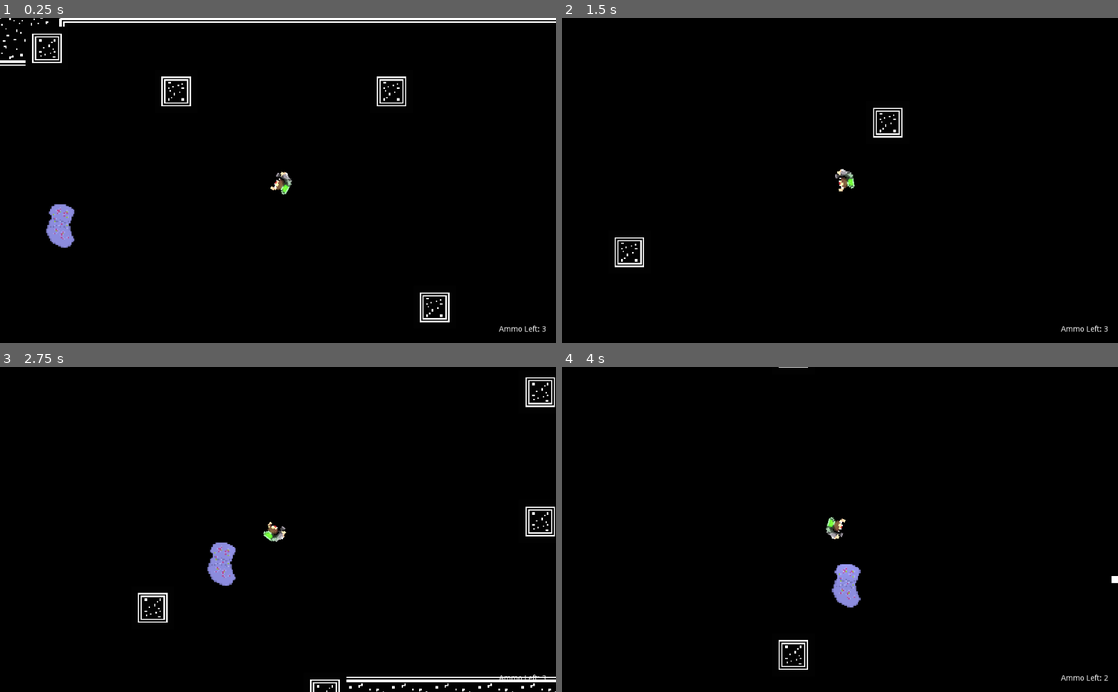
Above: before the commit, frames 1-4 (two rows, left to right).
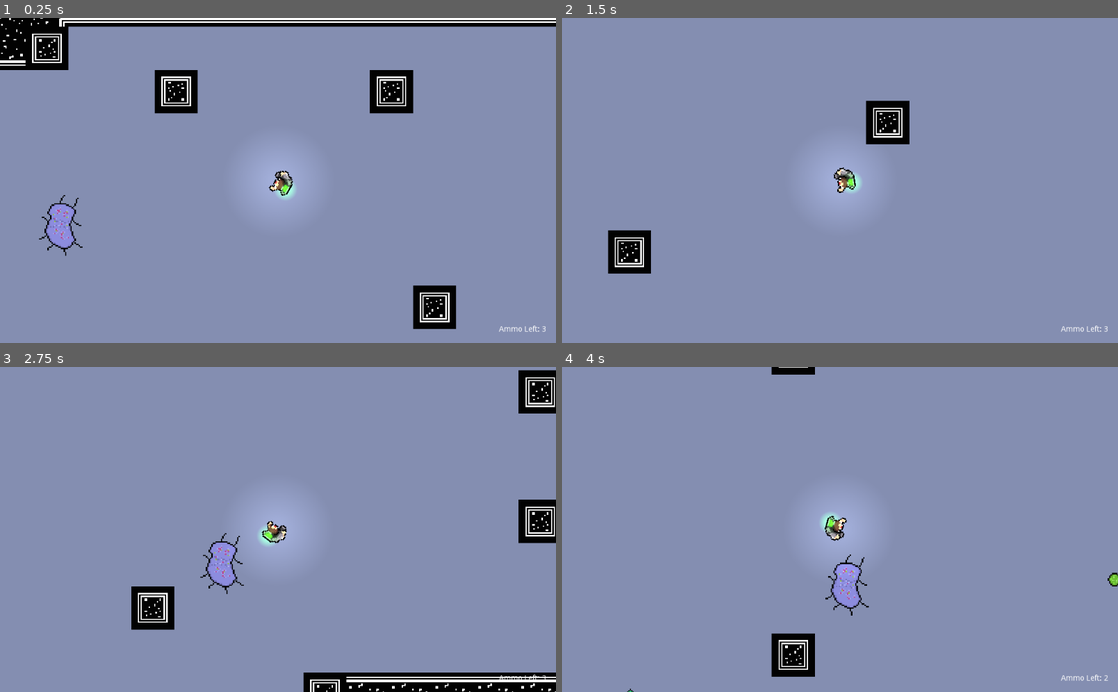
Above: after the commit, the same moments.

Repository: godofecht/Decomposition-Godofecht
Game: Godot game, scene res://World/World.tscn
Same seed, same stepped clock (60 frames per second), same inputs: the game is played once before the commit and once after it.
Inputs (mouse positions are in pixels of both pictures, inside the frame that each line leads up to):
- Up to frame 1 (0.25 s): no input
- Up to frame 2 (1.5 s): move the mouse to (962, 164) at 0.52 s; hold Right 0.53-1.28 s; hold S (KEY_DOWN) 0.53-1.28 s; move the mouse to (728, 196) at 1.27 s; hold Down from 1.28 s (still down); tap A (KEY_LEFT) at 1.35 s
- Up to frame 3 (2.75 s): move the mouse to (333, 458) at 2.02 s; release Down at 2.03 s; hold Right from 2.03 s (still down); hold D (KEY_RIGHT) from 2.03 s (still down)
- Up to frame 4 (4 s): move the mouse to (812, 594) at 2.77 s; release Right at 2.78 s; release D (KEY_RIGHT) at 2.78 s; hold Up 2.78-3.53 s; tap W (KEY_UP) at 2.85 s; move the mouse to (1006, 578) at 3.52 s; hold Left from 3.53 s (still down); click (1006, 578) at 3.6 s

The runs differ from the first frame. In frame 1, 92% of the frame differs, in the area x 0-100%, y 2-100%; in frame 2, 98%; in frame 3, 94%; in frame 4, 98%, in the area x 0-100%, y 0-100%.

Commit message:
added bullet sprite

Diff:
--- a/Bacteria/Bacteria.gd
+++ b/Bacteria/Bacteria.gd
@@ -4,6 +4,7 @@
 export var AmoutOfComponentsGeneratedAtDeath = 5
 
 onready var bulletScene = preload("res://Bullet/Bullet.tscn")
+onready var crystalScene = preload("res://Crystal/Crystal.tscn")
 
 onready var AnimationPlayerNode = $AnimationPlayer
 #SFX
@@ -35,18 +36,19 @@
 func onDeathAnimationComplete():
 	print("DEAD")
 	queue_free()
+	generateComponent(crystalScene)
 	for i in range(AmoutOfComponentsGeneratedAtDeath):
-		generateBacteriaComponent()
+		generateComponent(bulletScene)
 
-func generateBacteriaComponent():
+
+func generateComponent(scene):
 	var impulseForce = 50
-
-	var bullet = bulletScene.instance()
+	var component = scene.instance()
 	var direction_rotation = deg2rad((randi()%360+0) + 90)
 	print(direction_rotation)
 	var pos = global_position + Vector2(10,0).rotated(direction_rotation)
-	bullet.global_position = pos
-	get_parent().add_child(bullet)
-	bullet.global_position = global_position + Vector2(-10, 0).rotated(deg2rad(rotation_degrees + 90))
-	bullet.apply_impulse(Vector2(20, 0).rotated(direction_rotation),
+	component.global_position = pos
+	get_parent().add_child(component)
+	component.global_position = global_position + Vector2(-10, 0).rotated(deg2rad(rotation_degrees + 90))
+	component.apply_impulse(Vector2(20, 0).rotated(direction_rotation),
 				  Vector2(impulseForce, 0).rotated(direction_rotation))
--- a/Bullet/Bullet.tscn
+++ b/Bullet/Bullet.tscn
@@ -1,18 +1,29 @@
-[gd_scene load_steps=5 format=2]
+[gd_scene load_steps=7 format=2]
+
+[ext_resource path="res://Bullet/Component.png" type="Texture" id=1]
 
 [sub_resource type="PhysicsMaterial" id=1]
 friction = 0.0
 bounce = 20000.0
 
-[sub_resource type="Gradient" id=2]
-colors = PoolColorArray( 1, 1, 1, 1, 1, 1, 1, 1 )
+[sub_resource type="AtlasTexture" id=5]
+atlas = ExtResource( 1 )
+region = Rect2( 0, 0, 16, 16 )
 
-[sub_resource type="GradientTexture" id=3]
-gradient = SubResource( 2 )
-width = 1
+[sub_resource type="AtlasTexture" id=6]
+atlas = ExtResource( 1 )
+region = Rect2( 16, 0, 16, 16 )
 
-[sub_resource type="RectangleShape2D" id=4]
-extents = Vector2( 2.68305, 2.43604 )
+[sub_resource type="SpriteFrames" id=7]
+animations = [ {
+"frames": [ SubResource( 5 ), SubResource( 6 ) ],
+"loop": true,
+"name": "default",
+"speed": 10.0
+} ]
+
+[sub_resource type="CircleShape2D" id=8]
+radius = 4.56623
 
 [node name="Bullet" type="RigidBody2D"]
 collision_layer = 40
@@ -20,10 +31,11 @@
 physics_material_override = SubResource( 1 )
 linear_damp = 1.0
 
-[node name="Sprite" type="Sprite" parent="."]
-scale = Vector2( 5.03929, 5.03929 )
-texture = SubResource( 3 )
+[node name="Sprite" type="AnimatedSprite" parent="."]
+frames = SubResource( 7 )
+frame = 1
+playing = true
 
 [node name="Collision" type="CollisionShape2D" parent="."]
-position = Vector2( -0.0149059, -0.0745254 )
-shape = SubResource( 4 )
+position = Vector2( -0.0149059, -0.12302 )
+shape = SubResource( 8 )
--- /dev/null
+++ b/Crystal/Crystal.tscn
@@ -0,0 +1,36 @@
+[gd_scene load_steps=6 format=2]
+
+[ext_resource path="res://Crystal/Crystal.png" type="Texture" id=1]
+
+[sub_resource type="AtlasTexture" id=1]
+atlas = ExtResource( 1 )
+region = Rect2( 0, 0, 32, 32 )
+
+[sub_resource type="AtlasTexture" id=2]
+atlas = ExtResource( 1 )
+region = Rect2( 32, 0, 32, 32 )
+
+[sub_resource type="SpriteFrames" id=3]
+animations = [ {
+"frames": [ SubResource( 1 ), SubResource( 2 ) ],
+"loop": true,
+"name": "default",
+"speed": 8.0
+} ]
+
+[sub_resource type="CapsuleShape2D" id=4]
+radius = 5.1101
+height = 7.91127
+
+[node name="Crystal" type="RigidBody2D"]
+collision_layer = 33
+collision_mask = 11
+
+[node name="AnimatedSprite" type="AnimatedSprite" parent="."]
+position = Vector2( 0.527765, 0.593735 )
+frames = SubResource( 3 )
+frame = 1
+playing = true
+
+[node name="Collision" type="CollisionShape2D" parent="."]
+shape = SubResource( 4 )
--- a/Player/Player.gd
+++ b/Player/Player.gd
@@ -21,14 +21,16 @@
 onready var OnSuctionFinishSFX = $SuctionPowerDownSFX
 
 export(int) var ammo = 3
+export(int) var crystalsCollected = 0
 
-
+#for some reason setget doesn't work. IDK why can't be asked to solve it
 signal AmmoChange
 func onAmmoSet():
-	print(ammo)
 	emit_signal("AmmoChange", ammo)
 
-
+signal CrystalCollectedChange
+func onCrystalCollectedChange():
+	emit_signal("CrystalCollectedChange", crystalsCollected)
 
 enum {
 	RUNNING,
@@ -117,10 +119,18 @@
 	velocity = move_and_slide(velocity)
 
 func _on_AbsorbArea_body_entered(body: Node) -> void:
+	print("Absorbed something")
 	body.queue_free()
-	ammo += 1
 	OnSuctionSFX.play()
-	onAmmoSet()
+
+	if (body.filename == 'res://Crystal/Crystal.tscn'):
+		print("Absorbed a crystal")
+		crystalsCollected += 1
+		onCrystalCollectedChange()
+
+	if (body.filename == 'res://Bullet/Bullet.tscn'):
+		ammo += 1
+		onAmmoSet()
 
 
 func onShootingAnimationFinish():
--- a/World/World.tscn
+++ b/World/World.tscn
@@ -6,6 +6,7 @@
 [ext_resource path="res://World/World_Corner.png" type="Texture" id=4]
 [ext_resource path="res://Bacteria/Bacteria.tscn" type="PackedScene" id=5]
 [ext_resource path="res://World/World.gd" type="Script" id=6]
+[ext_resource path="res://Crystal/Crystal.tscn" type="PackedScene" id=7]
 
 [sub_resource type="ConvexPolygonShape2D" id=1]
 points = PoolVector2Array( 0, 0, 32, 0, 32, 32, 0, 32 )
@@ -93,7 +94,7 @@
 margin_top = -247.774
 margin_right = 1541.0
 margin_bottom = 929.226
-color = Color( 0, 0, 0, 1 )
+color = Color( 0.517647, 0.556863, 0.694118, 1 )
 __meta__ = {
 "_edit_use_anchors_": false
 }
@@ -157,4 +158,7 @@
 
 [node name="Node2D7" parent="." instance=ExtResource( 5 )]
 position = Vector2( 961.086, 124.827 )
+
+[node name="Crystal" parent="." instance=ExtResource( 7 )]
+position = Vector2( 276.476, 528.456 )
 [connection signal="AmmoChange" from="Player" to="." method="_on_Player_AmmoChange"]
Binary file added: Bullet/Component.png
Not shown, added: Bullet/Component.png.import
Binary file added: Crystal/Crystal.png
Not shown, added: Crystal/Crystal.png.import
Not shown: 1 places in World/World.tscn that only renumber resources
